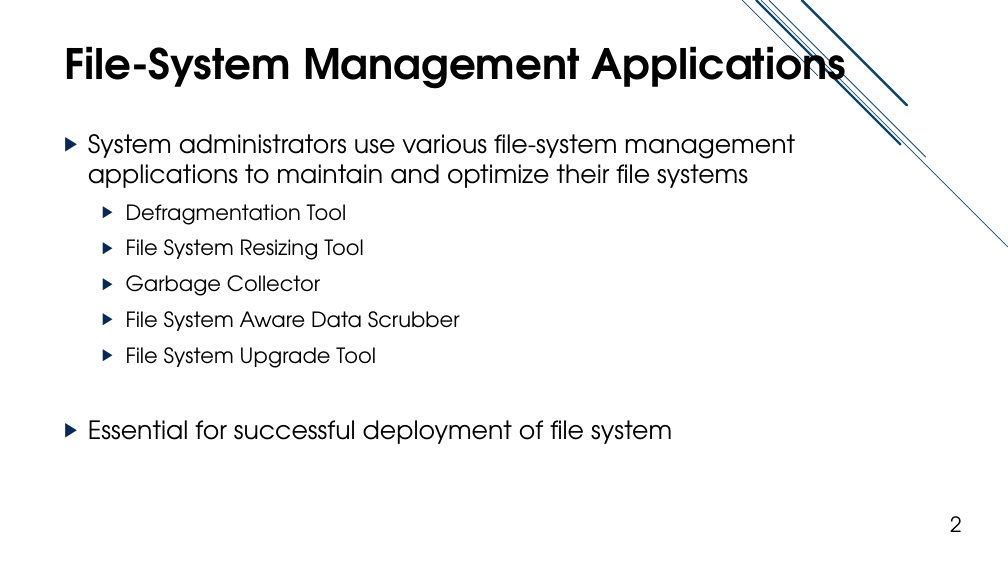
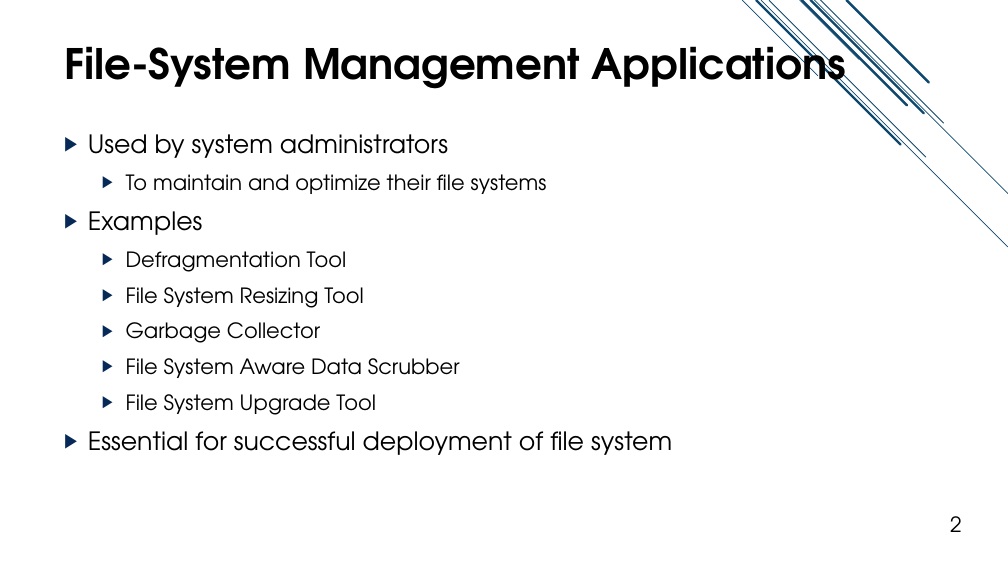
Before and after one commit to jacksun007/evfs-paper, a slide deck: slide 2 of slide/evfs_talk.pptx. Drawn at 1008x567 pixels with LibreOffice and Linux fonts; fonts in the diff are those of the drawing. Boxes give left, top, right and bottom in pixels: in the first picture for what was removed or moved away, otherwise in the second. Text is boxed around its words. In the diff, an @@ line names an element or a change of style, - is before the commit and + after.

```diff
--- a/slide/evfs_talk.pptx
+++ b/slide/evfs_talk.pptx
@@ group added at [800, 0, 1008, 194]: 5 lines @@
@@ text at [88, 134, 547, 235]: text changed; size 24 to 20 pt @@
-▶ System administrators use various file-system management applications to maintain and optimize their file systems
+▶ Used by system administrators
+  ▶ To maintain and optimize their file systems
+▶ Examples
```
Also in this commit, not shown: 3 other slides changed.
